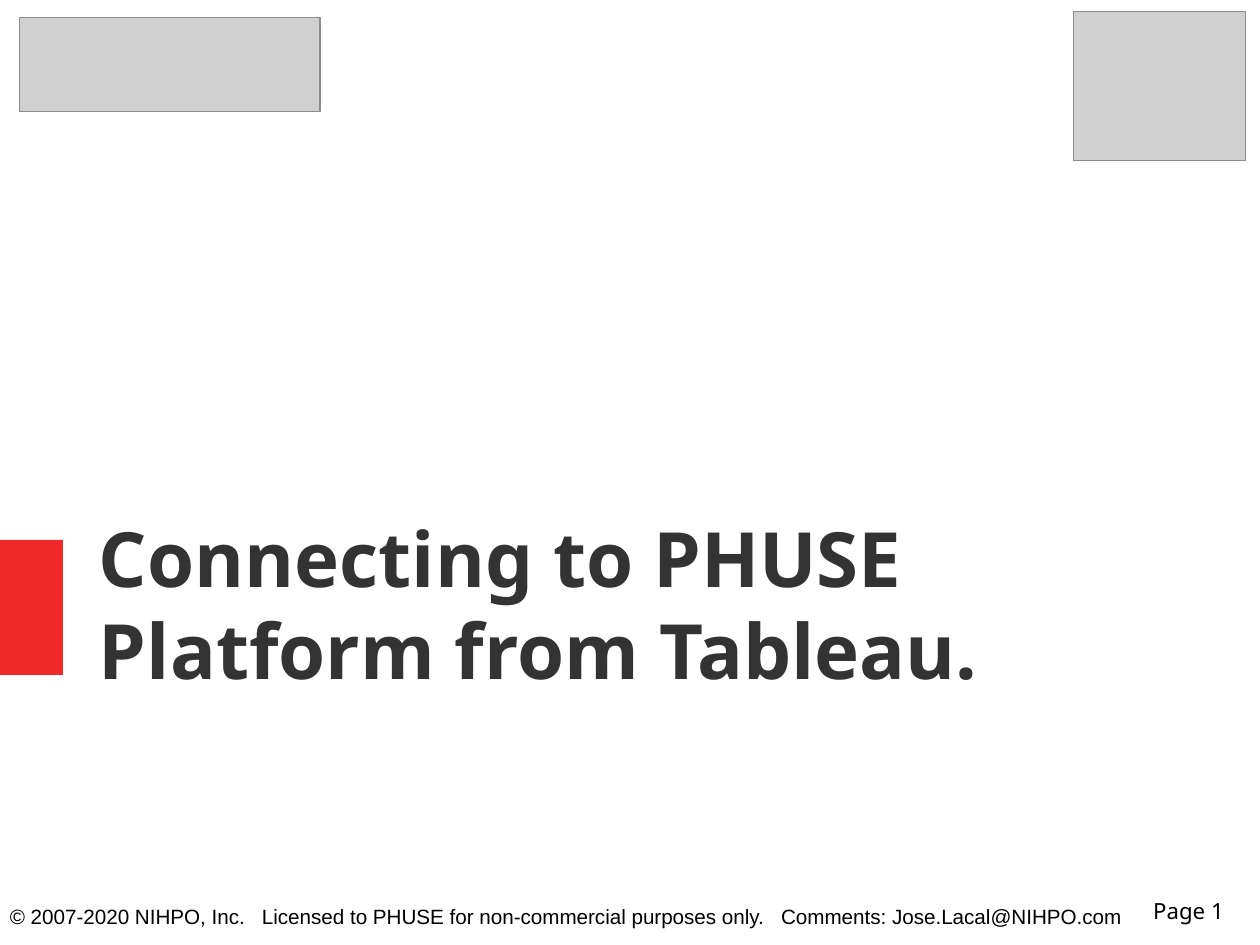
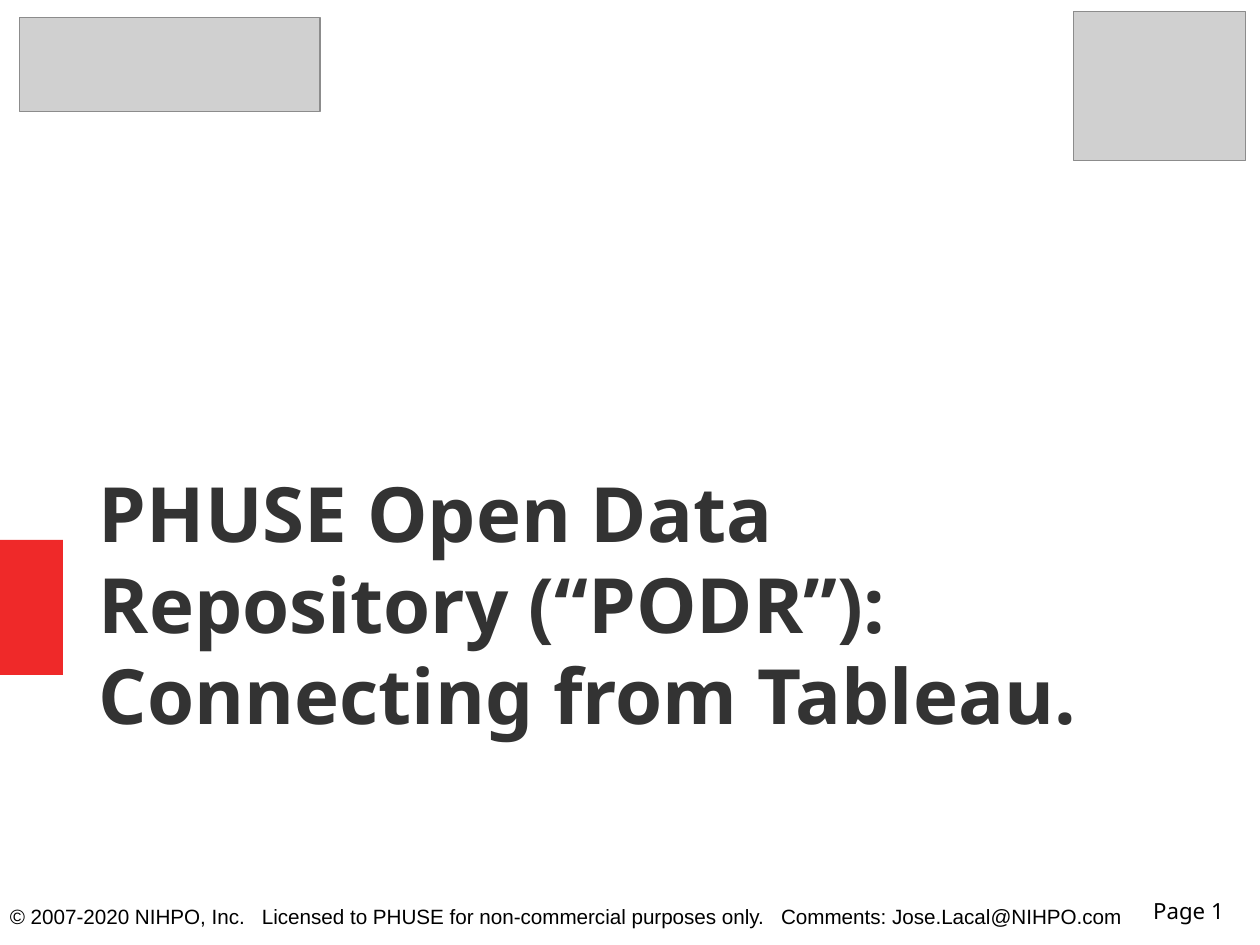
Before and after one commit to phuse-org/PODR, a slide deck: slide 1 of documentation/tableau/NIHPO_PHUSE_Tableau.odp. Drawn at 1260x945 pixels with LibreOffice and Linux fonts; fonts in the diff are those of the drawing; grey boxes stand for pictures. Boxes give left, top, right and bottom in pixels: in the first picture for what was removed or moved away, otherwise in the second. Text is boxed around its words. In the diff, an @@ line names an element or a change of style, - is before the commit and + after.

```diff
--- a/documentation/tableau/NIHPO_PHUSE_Tableau.odp
+++ b/documentation/tableau/NIHPO_PHUSE_Tableau.odp
@@ title at <box>99,486,1076,743</box>: text changed @@
-Connecting to PHUSE Platform from Tableau.
+PHUSE Open Data Repository (“PODR”):
+Connecting from Tableau.
```
Also in this commit, not shown: 7 other slides changed, 1 slide added, 3 other files.
